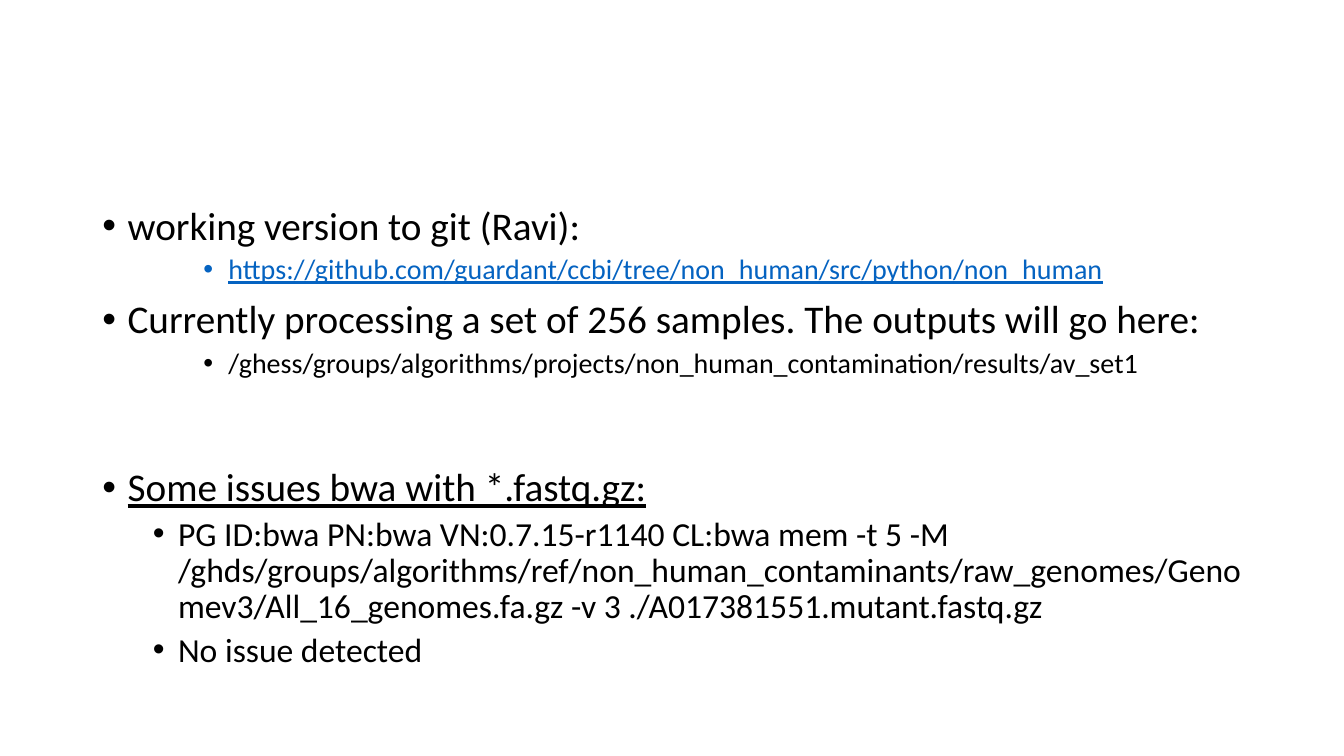
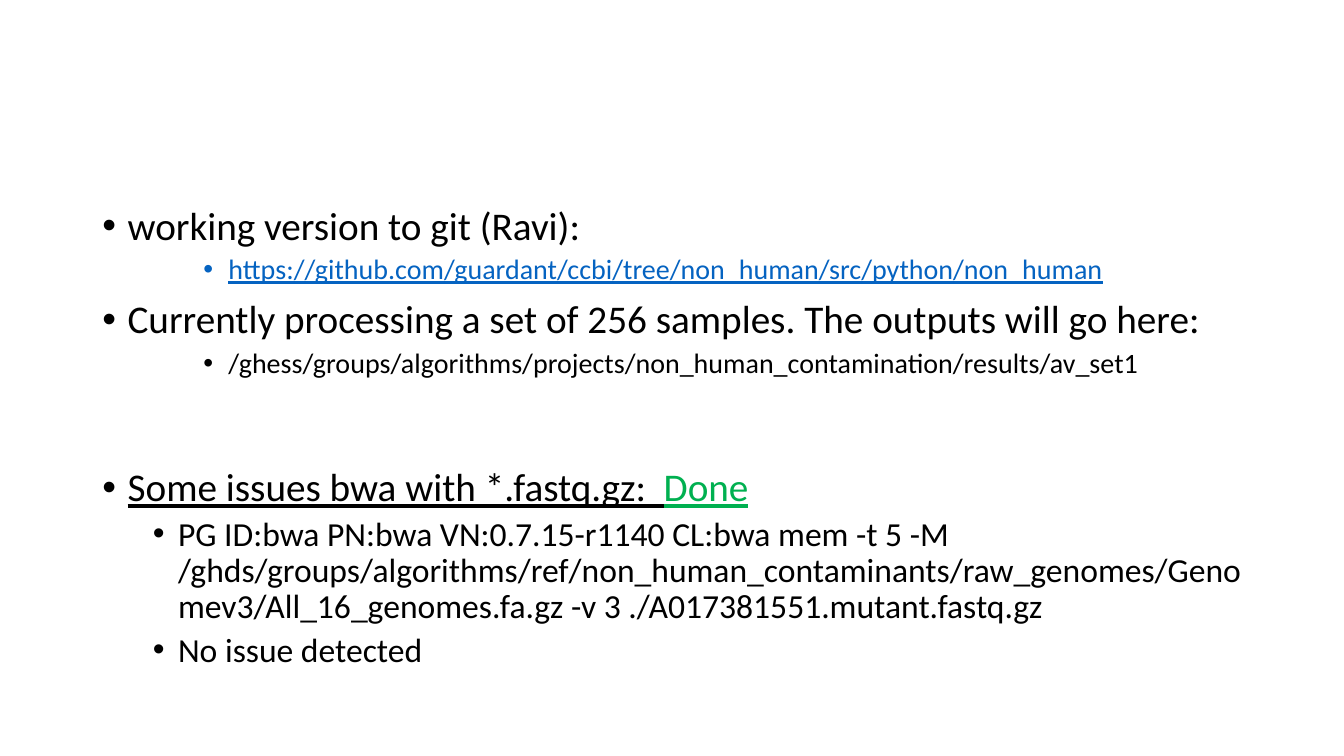
Before and after one commit to gh-xili/gh-xili, a slide deck: slide 11 of Progress_report/Ravi/Non_hg_contimination_XIANGLI_07082021.pptx. Drawn at 1344x756 pixels with LibreOffice and Linux fonts; fonts in the diff are those of the drawing. Boxes give left, top, right and bottom in pixels: in the first picture for what was removed or moved away, otherwise in the second. Text is boxed around its words. In the diff, an @@ line names an element or a change of style, - is before the commit and + after.

```diff
--- a/Progress_report/Ravi/Non_hg_contimination_XIANGLI_07082021.pptx
+++ b/Progress_report/Ravi/Non_hg_contimination_XIANGLI_07082021.pptx
@@ text at [128,473,749,508]: text changed @@
-• Some issues bwa with *.fastq.gz:
+• Some issues bwa with *.fastq.gz: Done
```
Also in this commit, not shown: 1 other slide changed, 1 slide added, 6 other files.
